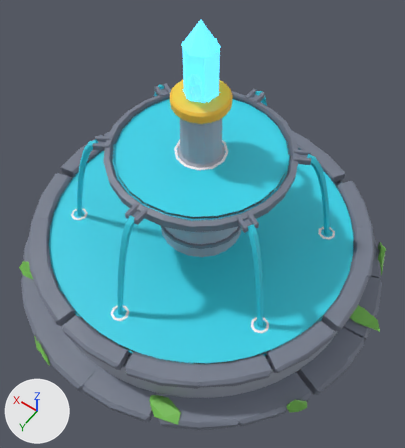
The FBX model Blender_Exports/Props/fountain.fbx: old version first, new version second.
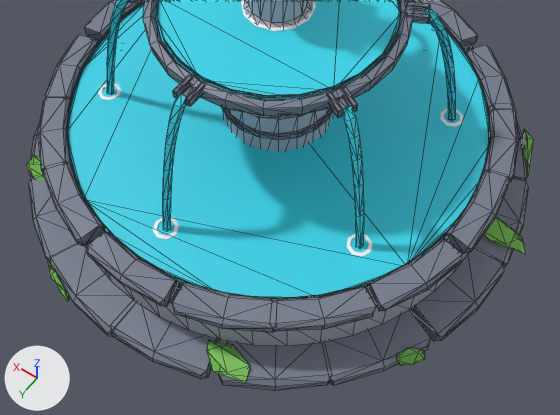
The first picture shows the older version from a 50 mm camera at (-0.161, 0.224, 0.395) aimed at (-0.02, 0.027, 0.085). The close-ups show the older and then the newer version on the part from 0% to 100% of the width and 33% to 100% of the height of that picture. Only the edits that show in the close-ups are written down. Every picture has the same lights, and +X, +Y and +Z are marked at lower left. The close-ups show mesh edges as thin lines. Where no turn or scale is listed for an object, it has been applied to the vertices.

The scene before the commit, as lines of its bpy script (objects in view):
```python
me_fountain_darkstone = bpy.data.meshes.new('fountain_DarkStone')
me_fountain_darkstone.from_pydata(...)  # 1368 vertices, 2332 faces; spans x -0.15..0.15, y -0.15..0.151, z 0.0..0.126
me_fountain_darkstone.materials.append(mat_stone_767d8d)  # greyish blue #767d8d
me_fountain_moss = bpy.data.meshes.new('fountain_Moss')
me_fountain_moss.from_pydata(...)  # 120 vertices, 200 faces; spans x -0.156..0.151, y -0.151..0.149, z -0.001..0.019
me_fountain_moss.materials.append(mat_moss_76bf52)  # green #76bf52
me_fountain_wet = bpy.data.meshes.new('fountain_Wet')
me_fountain_wet.from_pydata(...)  # 336 vertices, 214 faces; spans x -0.122..0.122, y -0.122..0.122, z 0.01..0.125
me_fountain_wet.materials.append(mat_stone_5f6472)  # greyish blue #5f6472
ob_fountain_darkstone = bpy.data.objects.new('fountain_DarkStone', me_fountain_darkstone)
ob_fountain_darkstone.location = (0.0, 0.0, 0.0)
ob_fountain_moss = bpy.data.objects.new('fountain_Moss', me_fountain_moss)
ob_fountain_moss.location = (0.0, 0.0, 0.0)
ob_fountain_wet = bpy.data.objects.new('fountain_Wet', me_fountain_wet)
ob_fountain_wet.location = (0.0, 0.0, 0.0)
# also in view: 'fountain_Wall' at (0.0, 0.0, 0.024); 'fountain_UpperWater' at (0.0, 0.0, 0.122); 'fountain_LowerWater' at (0.0, 0.0, 0.042); 'fountain_Pedestal' at (0.0, 0.0, 0.088); 'fountain_Stream' at (0.0, 0.0, 0.084)
```
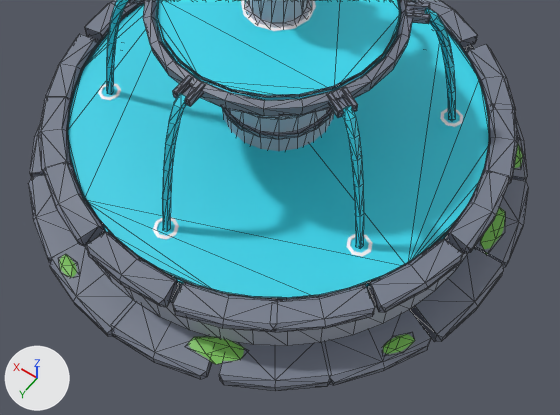
Boxes [x1, y1, x2, y2] around the edits, measured in the close-ups (560 x 415 px; the box of a moved part takes in the faces that stretch with it):
'fountain_Moss', reshaped
    before: [26, 129, 533, 383]
    after: [59, 145, 523, 364]
part 1 of me_fountain_moss, rebuilt
    before: [206, 341, 250, 383]
    after: [188, 337, 244, 364]
part 2 of me_fountain_moss, deleted
    before: [396, 348, 425, 366]
part 3 of me_fountain_moss, deleted
    before: [26, 155, 46, 182]
part 4 of me_fountain_moss, moved or reshaped
    before: [484, 129, 533, 254]
    after: [480, 145, 523, 254]
part 5 of me_fountain_moss, reshaped
    before: [47, 260, 69, 301]
    after: [59, 254, 77, 277]
part 6 of me_fountain_moss, added (green)
    after: [383, 334, 415, 354]

What changed in the scene script:
```text
Change me_fountain_moss:
    used by ob_fountain_moss; location = (0.0, 0.0, 0.0)
    remove me_fountain_moss.from_pydata(...)  # 120 vertices, 200 faces; spans x -0.156..0.151, y -0.151..0.149, z -0.001..0.019
    add me_fountain_moss.from_pydata(...)  # 120 vertices, 200 faces; spans x -0.141..0.147, y -0.144..0.141, z 0.008..0.012
    me_fountain_moss part 1: the loose piece of 12 vertices spanning x -0.073..-0.044, y 0.119..0.136, z 0.008..0.013 is rebuilt with 12 vertices and now spans x -0.065..-0.037, y 0.116..0.133, z 0.008..0.012
    me_fountain_moss part 2: the loose piece of 12 vertices spanning x -0.139..-0.127, y 0.061..0.077, z -0.001..0.018 is deleted
    me_fountain_moss part 3: the loose piece of 12 vertices spanning x 0.085..0.112, y 0.092..0.108, z 0.008..0.013 is deleted
    me_fountain_moss part 4: 24 vertices removed from x -0.156..-0.12, y -0.089..-0.01, z -0.001..0.019; 24 vertices added at x -0.141..-0.116, y -0.08..-0.002, z 0.008..0.012
    me_fountain_moss part 5: 12 vertices removed from x 0.031..0.06, y 0.138..0.149, z -0.001..0.011; 36 vertices added at x 0.034..0.147, y -0.009..0.141, z 0.008..0.011
    me_fountain_moss part 6: 12 vertices added at x -0.131..-0.118, y 0.059..0.079, z 0.008..0.011
    other edits to the shape of me_fountain_moss do not show in these pictures
```
